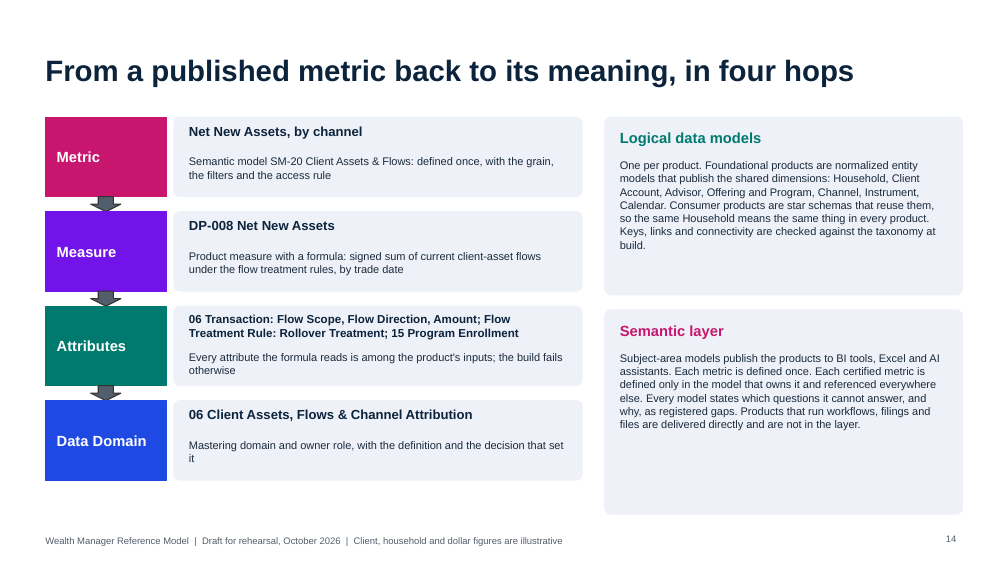
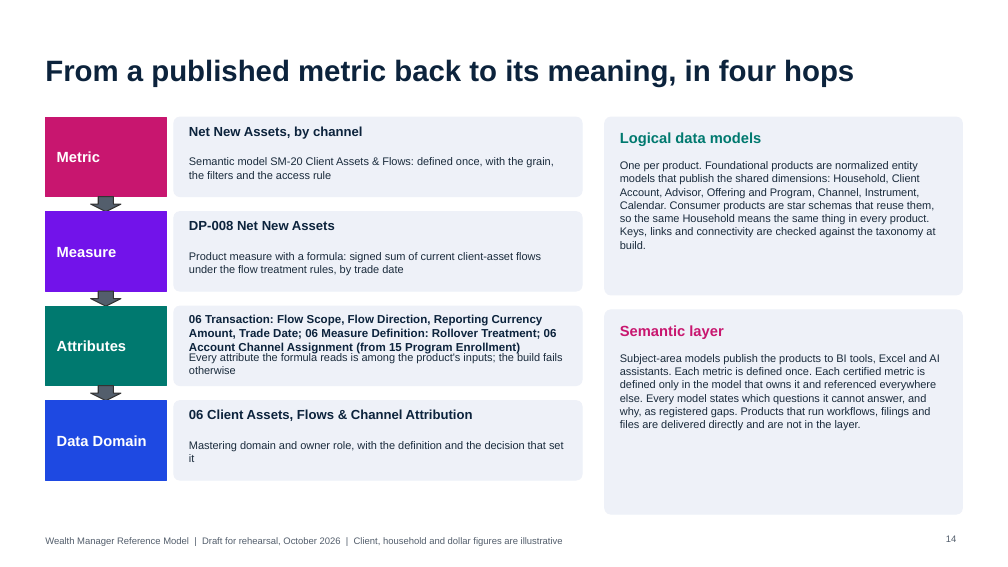
Before and after one commit to jlassetco/amt, a slide deck: slide 14 of wm/Wealth_Manager_Foundational_Talktrack.pptx. Drawn at 1008x567 pixels with LibreOffice and Linux fonts; fonts in the diff are those of the drawing. Boxes give left, top, right and bottom in pixels: in the first picture for what was removed or moved away, otherwise in the second. Text is boxed around its words. In the diff, an @@ line names an element or a change of style, - is before the commit and + after.

```diff
--- a/wm/Wealth_Manager_Foundational_Talktrack.pptx
+++ b/wm/Wealth_Manager_Foundational_Talktrack.pptx
@@ text at bbox=[189, 314, 557, 354]: text changed @@
-06 Transaction: Flow Scope, Flow Direction, Amount; Flow Treatment Rule: Rollover Treatment; 15 Program Enrollment
+06 Transaction: Flow Scope, Flow Direction, Reporting Currency Amount, Trade Date; 06 Measure Definition: Rollover Treatment; 06 Account Channel Assignment (from 15 Program Enrollment)
```
Also in this commit, not shown: 19 other slides changed.
